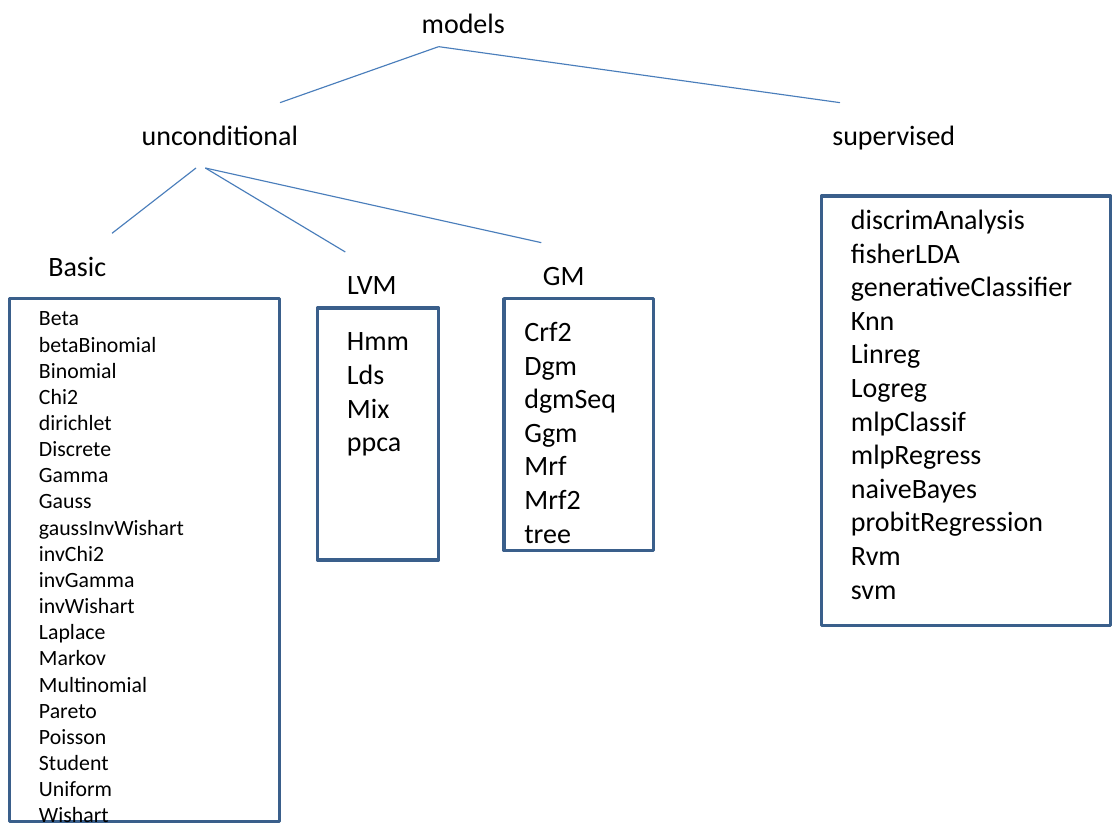
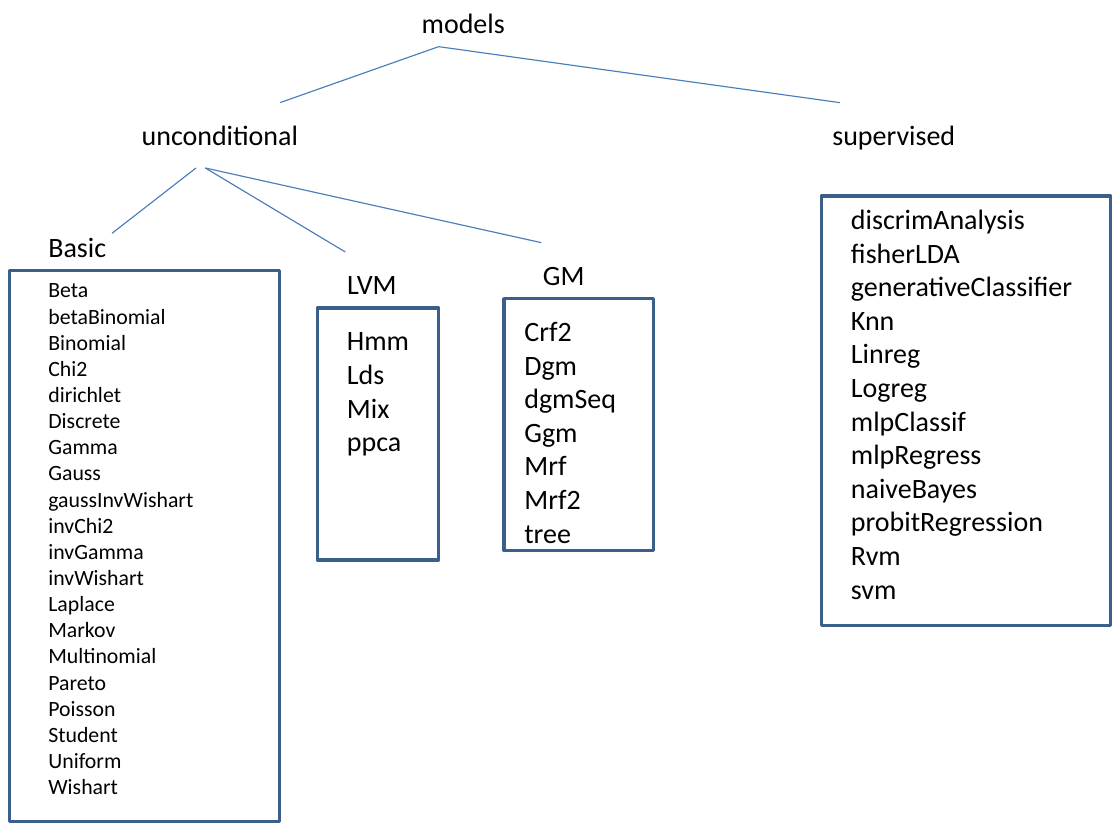
Before and after one commit to probml/pmtk3, a slide deck: slide 4 of docs/classSystem/models.pptx. Drawn at 1120x840 pixels with LibreOffice and Linux fonts; fonts in the diff are those of the drawing. Boxes give left, top, right and bottom in pixels: in the first picture for what was removed or moved away, otherwise in the second. Text is boxed around its words. In the diff, an @@ line names an element or a change of style, - is before the commit and + after.

```diff
--- a/docs/classSystem/models.pptx
+++ b/docs/classSystem/models.pptx
@@ text "Basic": place and size @@
-text "Basic" at (48,257,106,277)
+text "Basic" at (48,238,106,258)
@@ rectangle: place and size @@
-rectangle at (9,299,280,822)
+rectangle at (9,271,280,822)
@@ text "Beta": place and size @@
-text "Beta" at (39,311,184,823)
+text "Beta" at (48,283,193,794)
```
Also in this commit, not shown: 7 other files.
